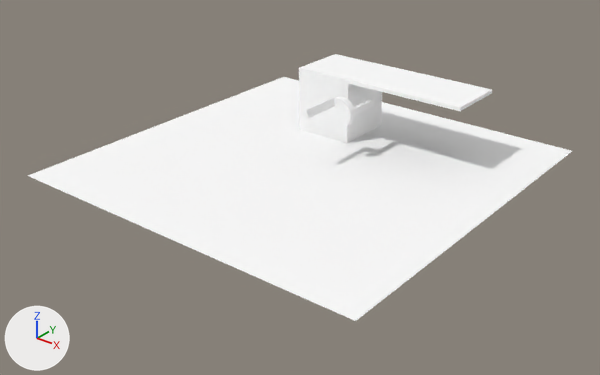
What one commit did to the OBJ model assets/models/probuilder_example.obj.
Camera for both pictures: a camera (50 mm lens) standing at (60.7, -77.5, 43.9) and looking at (1.5, -3.6, -1.9). The lights are fixed; the arrows at lower left show +X, +Y and +Z. Where no turn or scale is listed for an object, it has been applied to the vertices.

In view in the first picture: 'probuilder_example'.
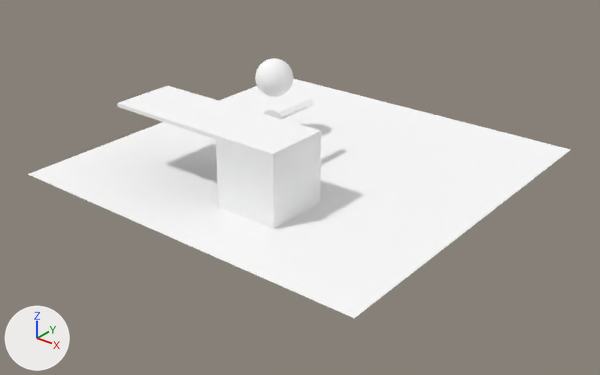
Diff of the bpy script that builds the scene:
```diff
--- a/assets/models/probuilder_example.obj.py
+++ b/assets/models/probuilder_example.obj.py
@@ me_probuilder_example @@
 me_probuilder_example.from_pydata(...)  # 105 vertices, 90 faces; spans x -24.6..25.4, y -25.3..24.7, z 0.0..9.0
 # used by ob_probuilder_example; location = (0.0, 0.0, 0.0)
+# me_probuilder_example part 1: the loose piece of 44 vertices spanning x 0.6..4.1, y -2.0..9.0, z 4.7..8.1 is turned 180 degrees about the z axis through its middle, then moved by (-4.3, -7.3, 0.0)
+# me_probuilder_example part 2: the loose piece of 61 vertices spanning x -24.6..25.4, y -25.3..24.7, z 0.0..9.0 is turned 180 degrees about the z axis through its middle, then moved by (-0.4, 0.3, 0.0)
+# me_probuilder_example part 3: a new loose piece, a UV sphere (32 segments, 16 rings, poles along z) spanning x -11.6..-6.4, y 1.5..6.6, z 5.9..11.0, in mat_probuilderdefault (its picture is missing)
 me_probuilder_example.materials.append(mat_probuilderdefault)
```

What differs and where, as boxes (x1, y1, x2, y2) in the pictures (600 x 375 px; the box of a moved part takes in the faces that stretch with it):
'probuilder_example', reshaped
    before: (28, 54, 572, 321)
    after: (28, 59, 571, 318)
part 1 of me_probuilder_example, moved or reshaped
    before: (303, 96, 375, 126)
    after: (264, 99, 315, 119)
part 2 of me_probuilder_example, moved or reshaped
    before: (28, 54, 572, 321)
    after: (28, 79, 571, 318)
part 3 of me_probuilder_example, added
    after: (255, 59, 293, 97)
